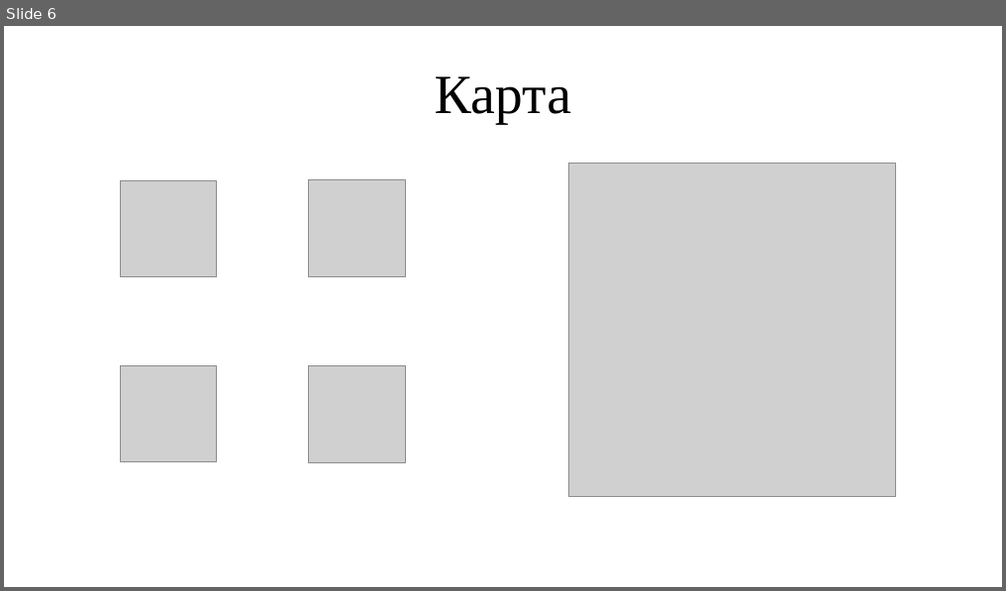
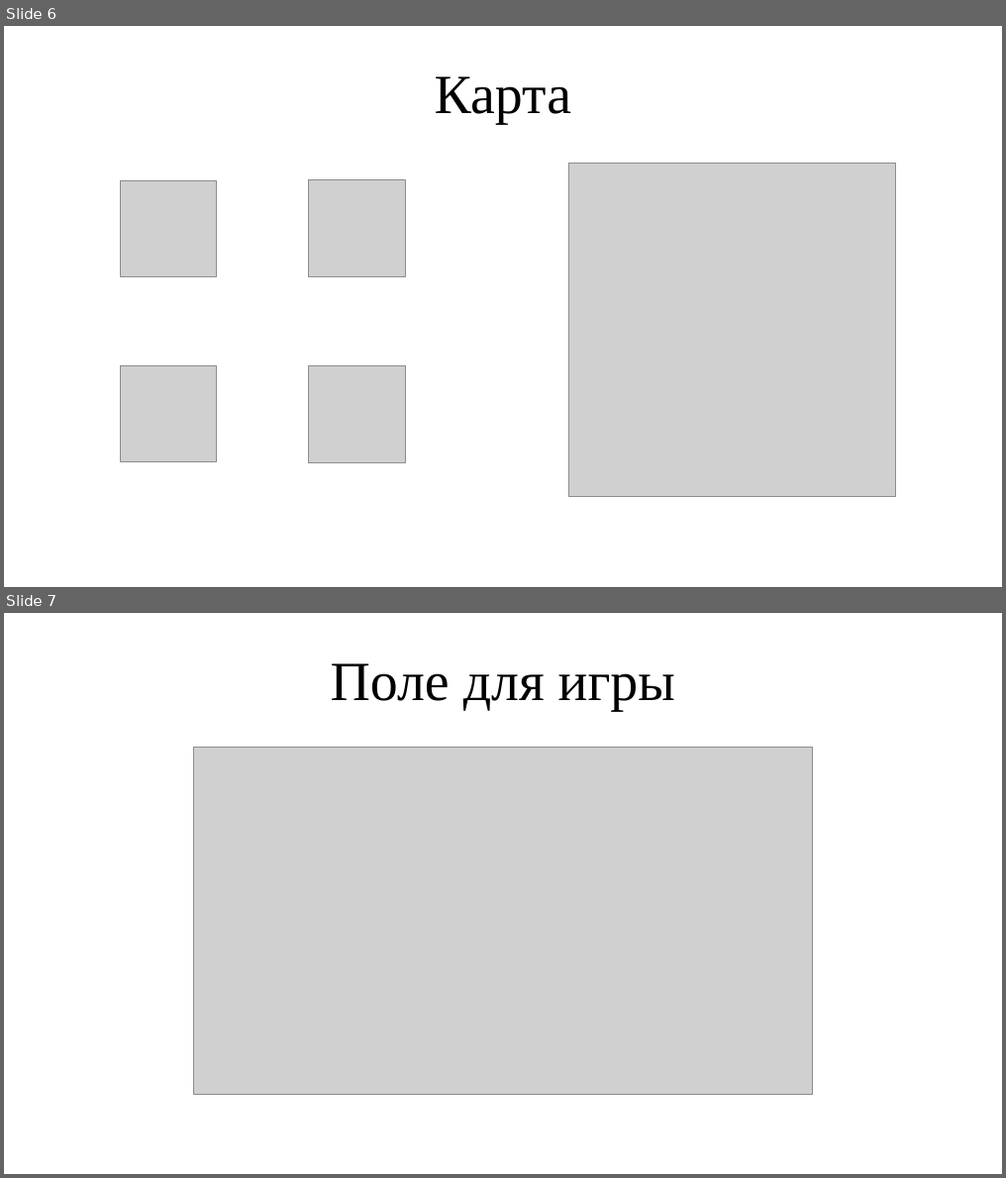
Before and after one commit to DEATHSTROUKE/Tower-Defence, a slide deck: TowerDefence.pptx. Shown one above the other, each under a label of ours: slide 6 before the commit, slides 6 and 7 after it. The pictures are 1006x591 and 1006x1178 pixels, drawn with LibreOffice and Linux fonts; fonts in the diff are those of the drawing; grey boxes stand for pictures. Boxes give left, top, right and bottom in pixels: in the first picture for what was removed or moved away, otherwise in the second. Text is boxed around its words. In the diff, an @@ line names an element or a change of style, - is before the commit and + after.

```diff
--- a/TowerDefence.pptx
+++ b/TowerDefence.pptx
@@ slide 7 added at <box>4,613,1002,1174</box>, background #FFFFFF @@
@@ title added at <box>331,663,675,710</box>, 44 pt, text #000000 @@
+Поле для игры
@@ picture added at <box>194,748,813,1096</box> @@
```
Also in this commit, not shown: 13 other files.
